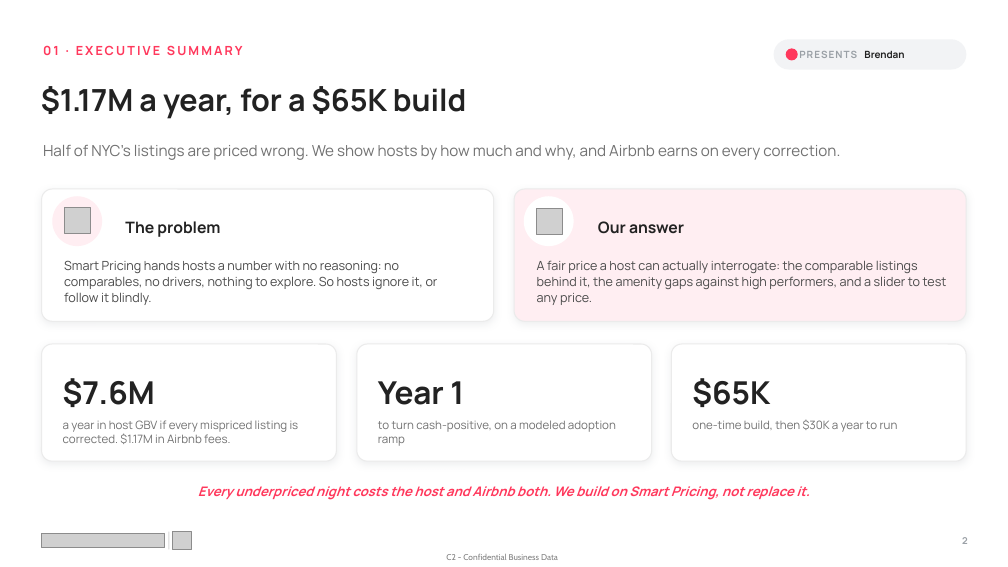
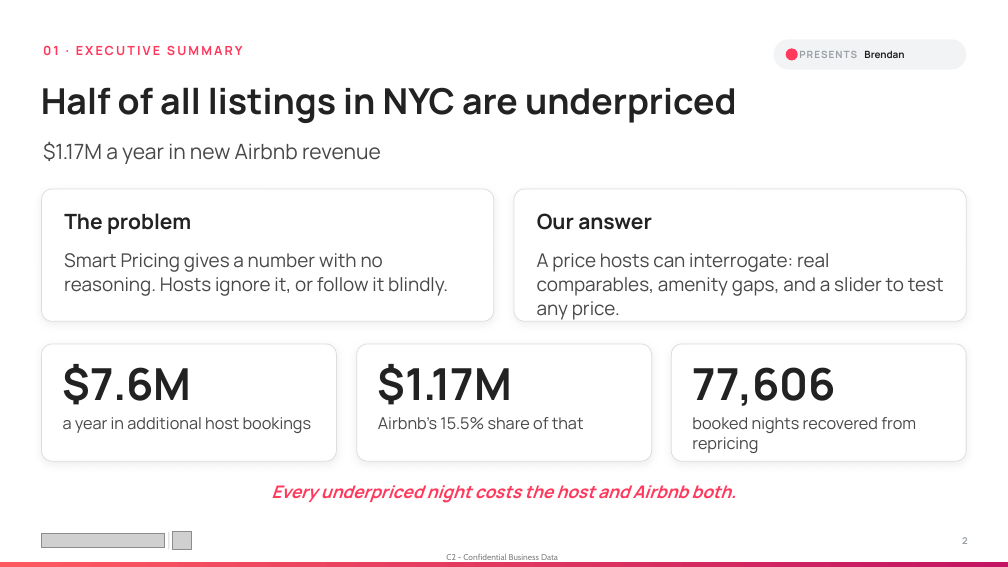
Before and after one commit to mkdn007/Cornell-Airbnb-Capstone, a slide deck: slide 2 of Airbnb Pricing Deck.pptx. Drawn at 1008x567 pixels with LibreOffice and Linux fonts; fonts in the diff are those of the drawing; grey boxes stand for pictures. Boxes give left, top, right and bottom in pixels: in the first picture for what was removed or moved away, otherwise in the second. Text is boxed around its words. In the diff, an @@ line names an element or a change of style, - is before the commit and + after.

```diff
--- a/Airbnb Pricing Deck.pptx
+++ b/Airbnb Pricing Deck.pptx
@@ text at (41,87,737,123): text changed; size 29 to 34 pt @@
-$1.17M a year, for a $65K build
+Half of all listings in NYC are underpriced
@@ text at (43,142,381,164): text changed; size 14.5 to 20 pt; text colour #717171 to #484848 @@
-Half of NYC’s listings are priced wrong. We show hosts by how much and why, and Airbnb earns on every correction.
+$1.17M a year in new Airbnb revenue
@@ ellipse removed at (52,197,102,247) @@
@@ text "The problem": place and size @@
-text "The problem" at (125,221,220,237)
+text "The problem" at (64,213,191,234)
@@ text "The problem" at (64,213,191,234): size 15 to 20 pt @@
@@ picture removed at (64,207,90,233) @@
@@ rounded rectangle at (514,189,966,321): fill #FFEEF2 to #FFFFFF; outline #EBEBEB 1 pt to #DDDDDD 0.75 pt @@
@@ ellipse removed at (524,197,574,247) @@
@@ text "Our answer": place and size @@
-text "Our answer" at (598,221,684,234)
+text "Our answer" at (537,213,652,230)
@@ text "Our answer" at (537,213,652,230): size 15 to 20 pt @@
@@ picture removed at (537,208,563,234) @@
@@ text at (64,253,448,296): text changed; size 12 to 18 pt; text colour #4A4A4A to #484848 @@
-Smart Pricing hands hosts a number with no reasoning: no comparables, no drivers, nothing to explore. So hosts ignore it, or follow it blindly.
+Smart Pricing gives a number with no reasoning. Hosts ignore it, or follow it blindly.
@@ text at (537,253,944,320): text changed; size 12 to 18 pt; text colour #4A4A4A to #484848 @@
-A fair price a host can actually interrogate: the comparable listings behind it, the amenity gaps against high performers, and a slider to test any price.
+A price hosts can interrogate: real comparables, amenity gaps, and a slider to test any price.
@@ text "$7.6M": place and size @@
-text "$7.6M" at (63,378,155,407)
+text "$7.6M" at (63,364,192,405)
@@ text "$7.6M" at (63,364,192,405): size 30 to 42 pt @@
@@ outline #EBEBEB 1 pt to #DDDDDD 0.75 pt in 4 elements at (42,189,494,321), (42,344,337,461), (357,344,652,461), (671,344,966,461) @@
@@ text at (378,364,512,405): text changed; size 30 to 42 pt @@
-Year 1
+$1.17M
@@ text at (692,367,836,406): text changed; size 30 to 42 pt @@
-$65K
+77,606
@@ text at (63,417,312,433): text changed; size 11 to 15.5 pt; text colour #717171 to #484848 @@
-a year in host GBV if every mispriced listing is corrected. $1.17M in Airbnb fees.
+a year in additional host bookings
@@ text at (378,417,584,429): text changed; size 11 to 15.5 pt; text colour #717171 to #484848 @@
-to turn cash-positive, on a modeled adoption ramp
+Airbnb's 15.5% share of that
@@ text at (692,417,916,453): text changed; size 11 to 15.5 pt; text colour #717171 to #484848 @@
-one-time build, then $30K a year to run
+booked nights recovered from repricing
@@ text at (271,485,736,503): text changed; size 12.5 to 16.5 pt @@
-Every underpriced night costs the host and Airbnb both. We build on Smart Pricing, not replace it.
+Every underpriced night costs the host and Airbnb both.
@@ rectangle added at (0,562,1008,567), fill gradient #FF595F to #C31561 @@
```
Also in this commit, not shown: 19 other slides changed, 2 slides added.
